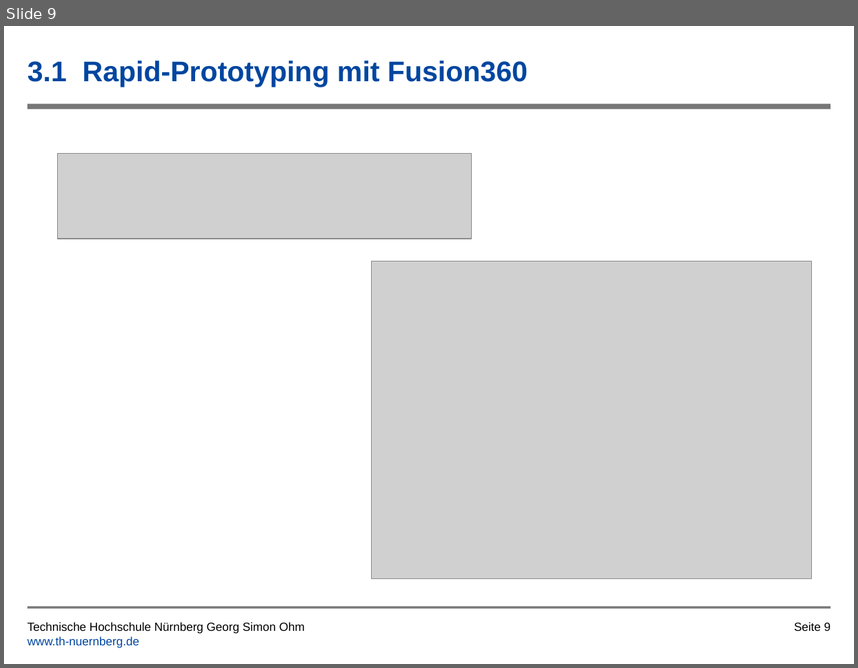
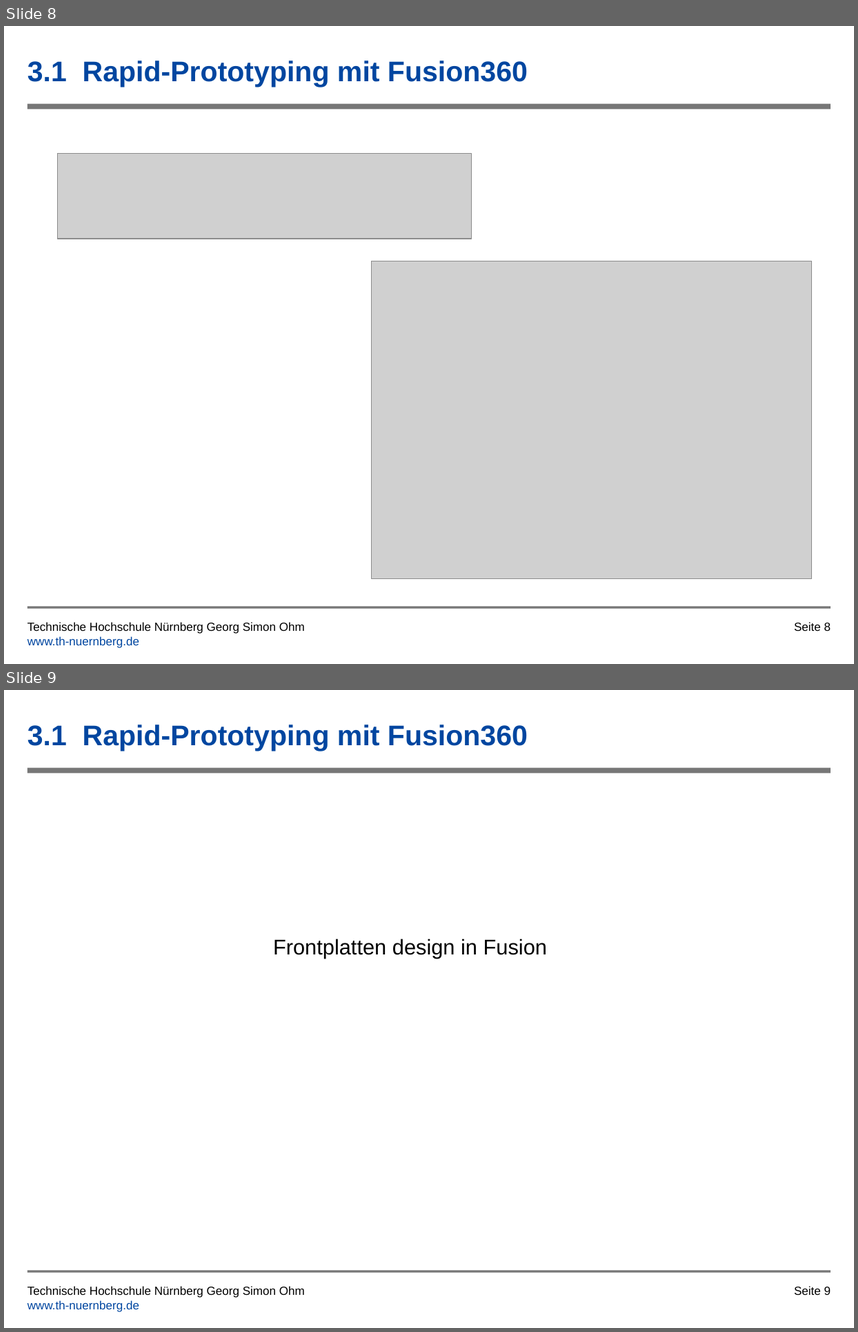
Before and after one commit to tsedlmeier/Synthesizer, a slide deck: Vortrag/Leiterplatte_als_Musikinstrument_Kirschner_Dilman.pptx. Shown one above the other, each under a label of ours: slide 9 before the commit, slides 8 and 9 after it. The pictures are 858x668 and 858x1332 pixels, drawn with LibreOffice and Linux fonts; fonts in the diff are those of the drawing; grey boxes stand for pictures; background and template pictures are left out. Boxes give left, top, right and bottom in pixels: in the first picture for what was removed or moved away, otherwise in the second. Text is boxed around its words. In the diff, an @@ line names an element or a change of style, - is before the commit and + after.

```diff
--- a/Vortrag/Leiterplatte_als_Musikinstrument_Kirschner_Dilman.pptx
+++ b/Vortrag/Leiterplatte_als_Musikinstrument_Kirschner_Dilman.pptx
@@ slide 9 added at [4,690,854,1328], background #FFFFFF; not listed: 2 template elements that a slide beside it also shows @@
@@ title added at [27,724,528,751], 24 pt, text #0046A0, bold @@
+3.1 Rapid-Prototyping mit Fusion360
@@ text added at [273,938,547,958], 18 pt, text #000000 @@
+Frontplatten design in Fusion
@@ text added at [27,1285,305,1312], 10 pt, text #000000 @@
+Technische Hochschule Nürnberg Georg Simon Ohm
+www.th-nuernberg.de
@@ page number added at [794,1285,831,1294], 10 pt, text #000000 @@
+Seite 9
@@ what was slide 9 is now slide 8 @@
@@ page number at [794,621,831,630]: text changed @@
-Seite 9
+Seite 8
```
Also in this commit, not shown: 8 slides changed, 3 other files.
